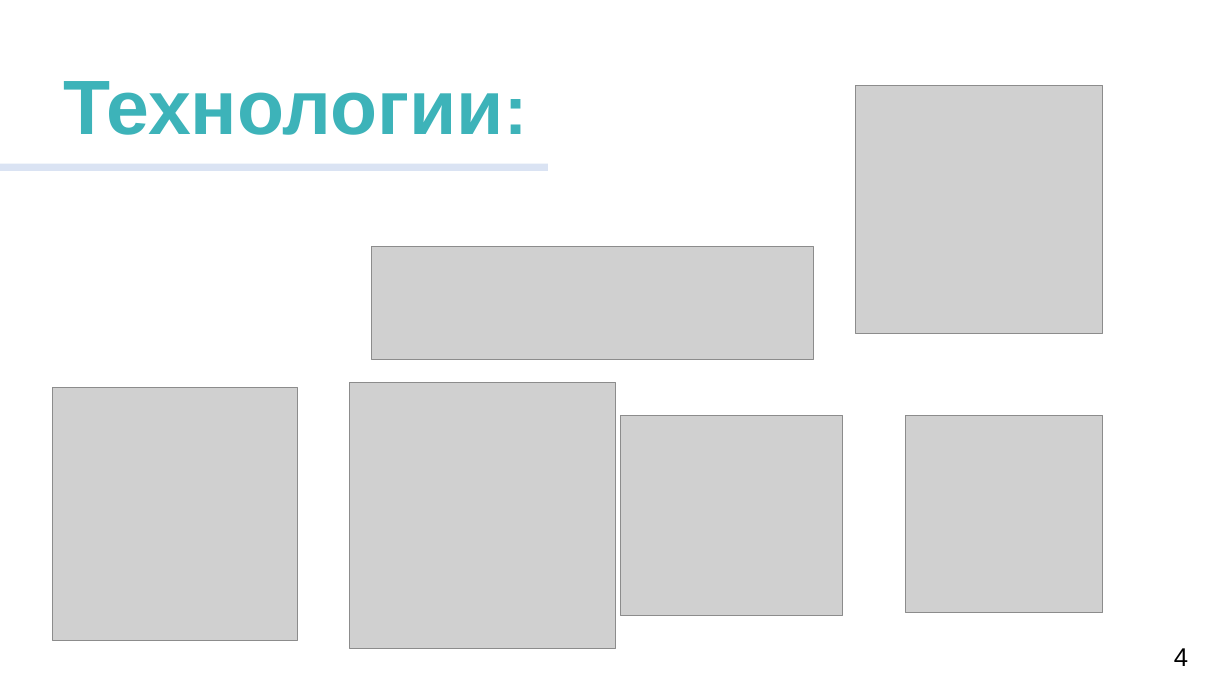
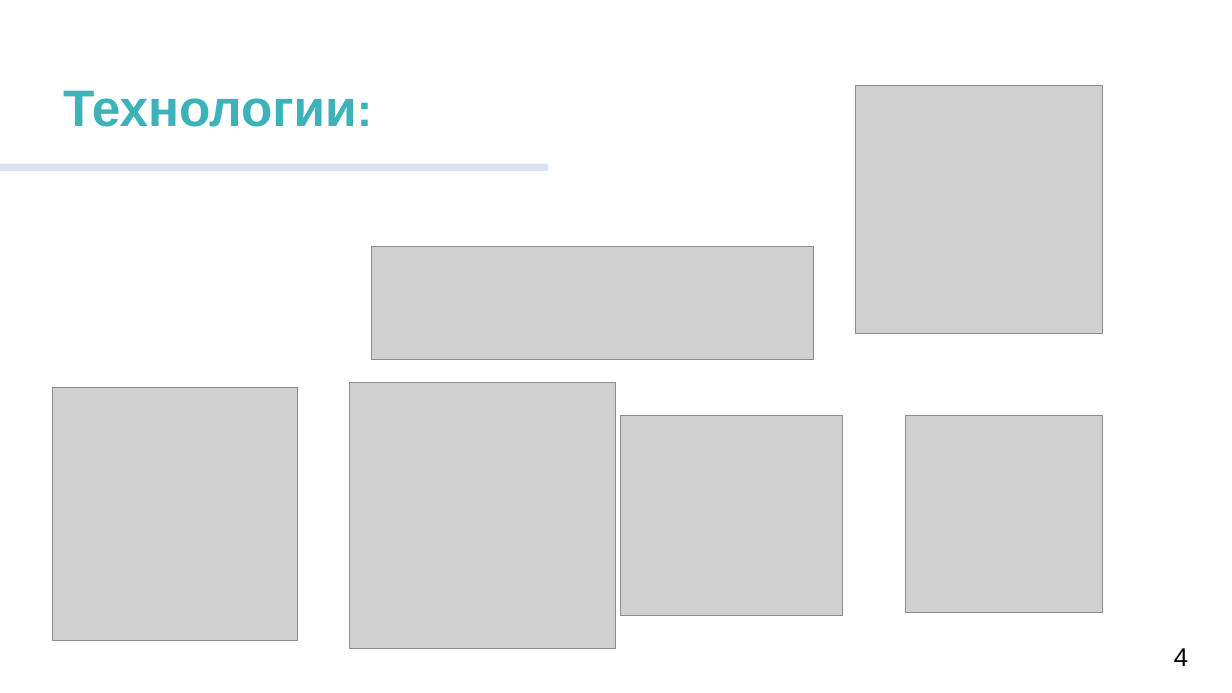
Before and after one commit to AusaSwart/Diploma_documentation, a slide deck: slide 4 of Extra_docs/Презентация_2.pptx. Drawn at 1232x693 pixels with LibreOffice and Linux fonts; fonts in the diff are those of the drawing; grey boxes stand for pictures. Boxes give left, top, right and bottom in pixels: in the first picture for what was removed or moved away, otherwise in the second. Text is boxed around its words. In the diff, an @@ line names an element or a change of style, - is before the commit and + after.

```diff
--- a/Extra_docs/Презентация_2.pptx
+++ b/Extra_docs/Презентация_2.pptx
@@ text "Технологии:" at (x1=63, y1=90, x2=357, y2=127): size 60 to 40 pt; size 54 to 36 pt in "Технологии:" @@
```
Also in this commit, not shown: 3 other slides changed, 3 other files.
